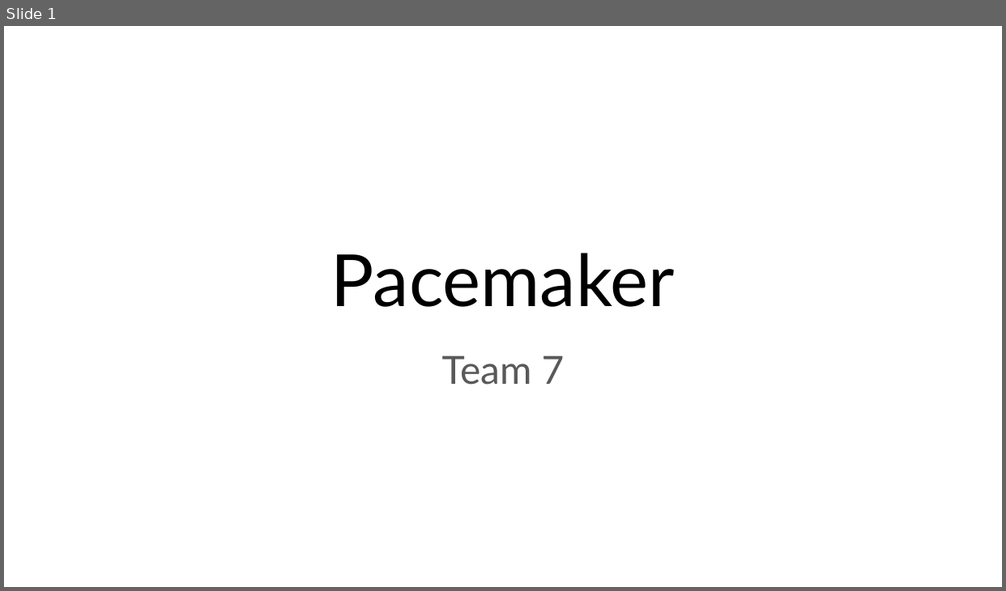
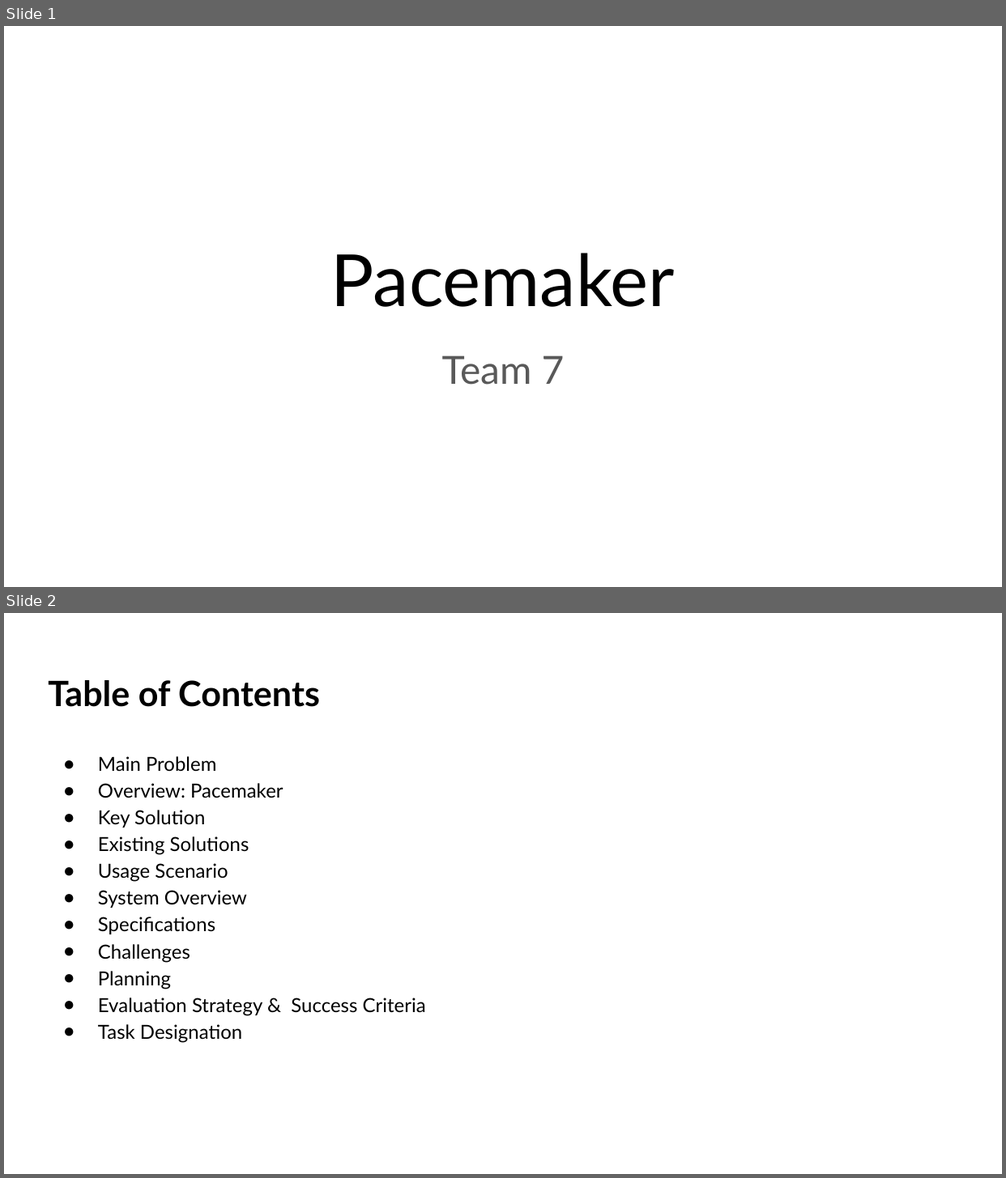
Before and after one commit to crazyboy9103/2021_2_MCA_team7, a slide deck: Project Proposal.pptx. Shown one above the other, each under a label of ours: slide 1 before the commit, slides 1 and 2 after it. The pictures are 1006x591 and 1006x1178 pixels, drawn with LibreOffice and Linux fonts; fonts in the diff are those of the drawing. Boxes give left, top, right and bottom in pixels: in the first picture for what was removed or moved away, otherwise in the second. Text is boxed around its words. In the diff, an @@ line names an element or a change of style, - is before the commit and + after.

```diff
--- a/Project Proposal.pptx
+++ b/Project Proposal.pptx
@@ slide 2 added at [4,613,1002,1174], background #FFFFFF @@
@@ title added at [48,680,320,707], 25.2 pt, text #000000, bold @@
+Table of Contents
@@ text added at [98,756,426,1043], 14 pt, text #000000 @@
+● Main Problem
+● Overview: Pacemaker
+● Key Solution
+● Existing Solutions
+● Usage Scenario
+● System Overview
+● Specifications
+● Challenges
+● Planning
+● Evaluation Strategy & Success Criteria
+● Task Designation
```
Also in this commit, not shown: 12 slides changed, 1 other slide added, 1 slide removed, 1 other file.
